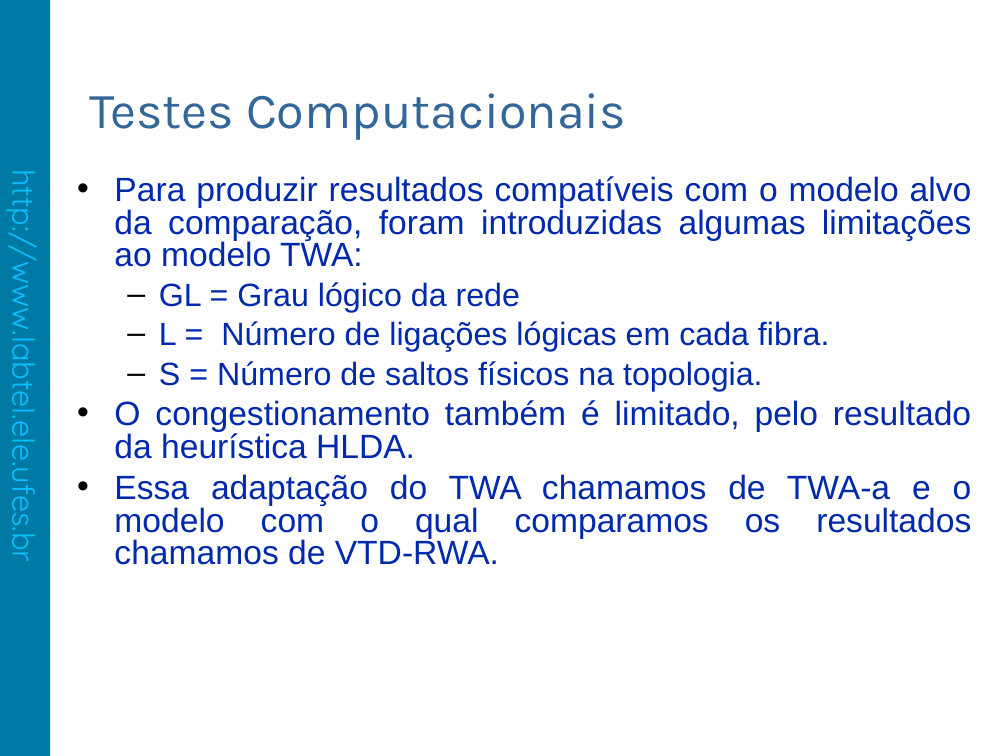
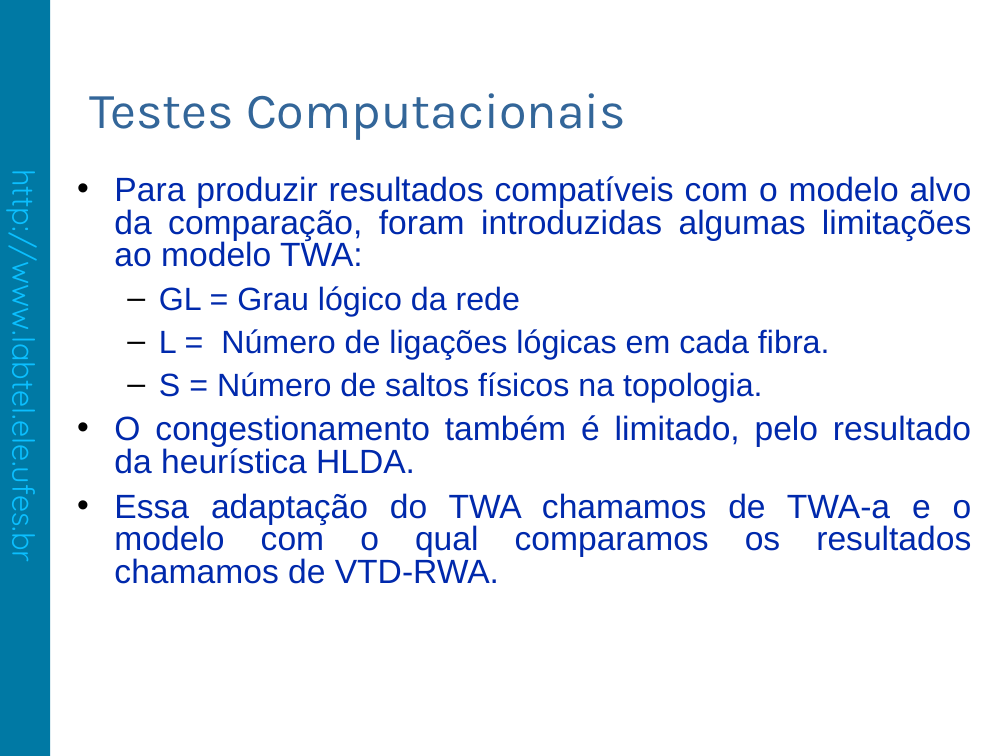
Before and after one commit to fabiolimath/twa, a slide deck: slide 14 of sbpo09/trunk/apresentacao/SBPO2009.TC9-OC.55711.FabioLima.odp (slide 13 before the commit). Drawn at 1008x756 pixels with LibreOffice and Linux fonts; fonts in the diff are those of the drawing; background and template pictures are left out. Boxes give left, top, right and bottom in pixels: in the first picture for what was removed or moved away, otherwise in the second. Text is boxed around its words. In the diff, an @@ line names an element or a change of style, - is before the commit and + after.

```diff
--- a/sbpo09/trunk/apresentacao/SBPO2009.TC9-OC.55711.FabioLima.odp
+++ b/sbpo09/trunk/apresentacao/SBPO2009.TC9-OC.55711.FabioLima.odp
@@ text "Para produzir resultados compatíveis com ..." at (114,176,972,584): more space between paragraphs @@
```
Also in this commit, not shown: 10 other slides changed, 1 slide added, 2 other files.
